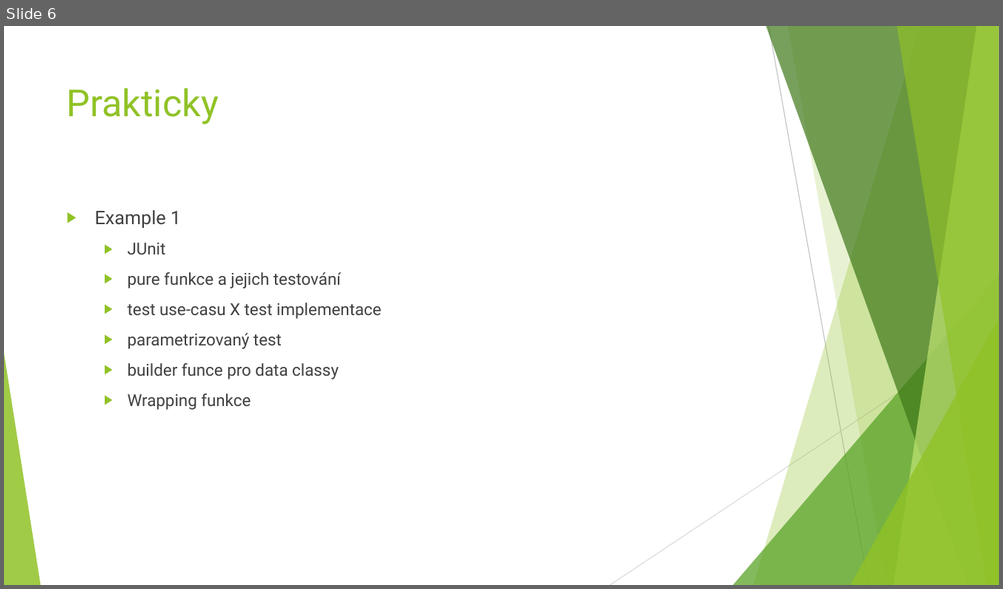
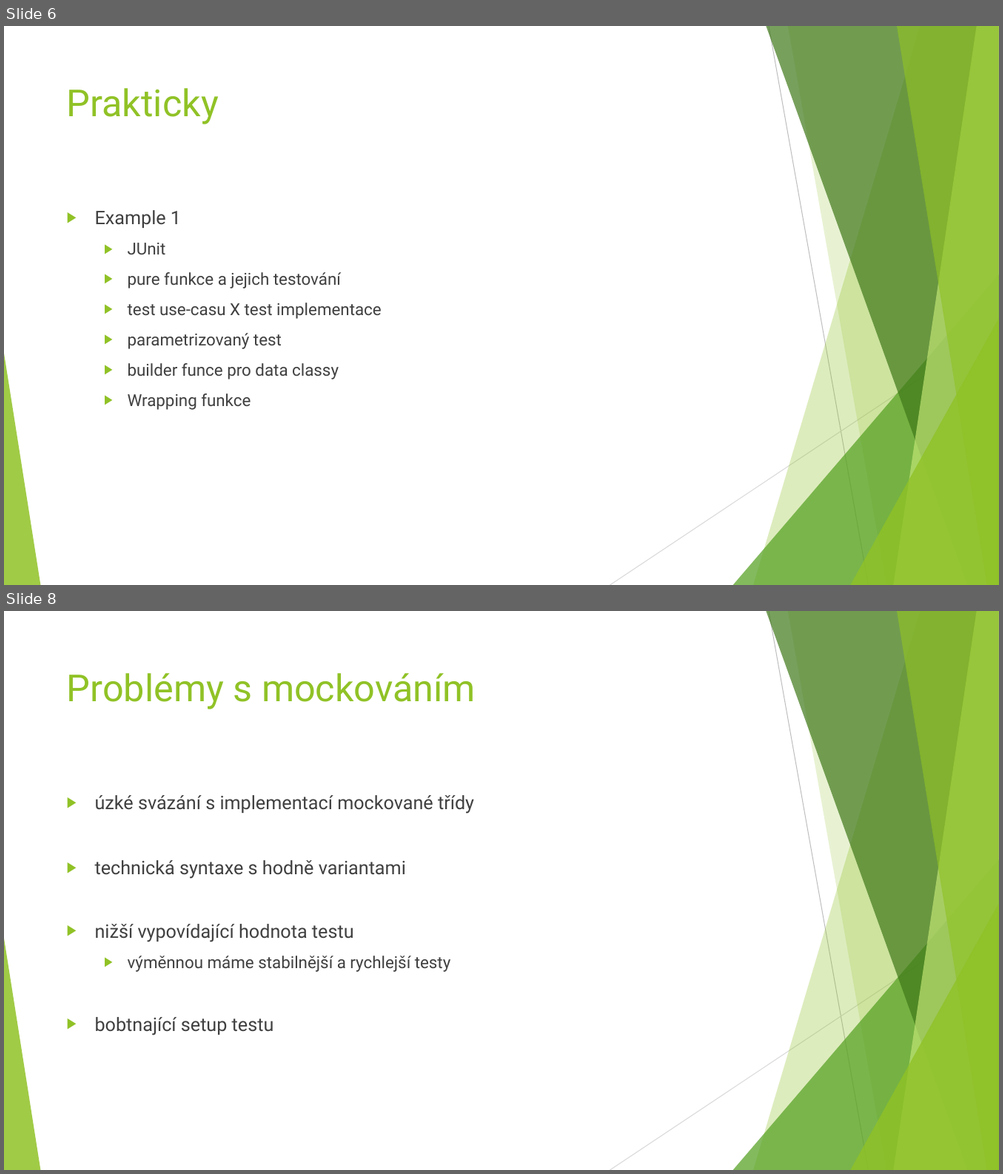
Before and after one commit to linhartJ/about-testing, a slide deck: doc/unit-testing-prezentace.pptx. Shown one above the other, each under a label of ours: slide 6 before the commit, slides 6 and 8 after it; the slides between them are not shown. The pictures are 1003x589 and 1003x1174 pixels, drawn with LibreOffice and Linux fonts; fonts in the diff are those of the drawing. Boxes give left, top, right and bottom in pixels: in the first picture for what was removed or moved away, otherwise in the second. Text is boxed around its words. In the diff, an @@ line names an element or a change of style, - is before the commit and + after.

```diff
--- a/doc/unit-testing-prezentace.pptx
+++ b/doc/unit-testing-prezentace.pptx
@@ slide 8 added at bbox=[4, 611, 999, 1170], background #FFFFFF; not listed: 10 template elements that a slide beside it also shows @@
@@ title added at bbox=[67, 673, 475, 709], 36 pt, text #90C226 @@
+Problémy s mockováním
@@ text added at bbox=[95, 795, 474, 1036], 18 pt, text #404040 @@
+▶ úzké svázání s implementací mockované třídy
+▶ technická syntaxe s hodně variantami
+▶ nižší vypovídající hodnota testu
+  ▶ výměnnou máme stabilnější a rychlejší testy
+▶ bobtnající setup testu
```
Also in this commit, not shown: 4 other slides added, 5 other files.
